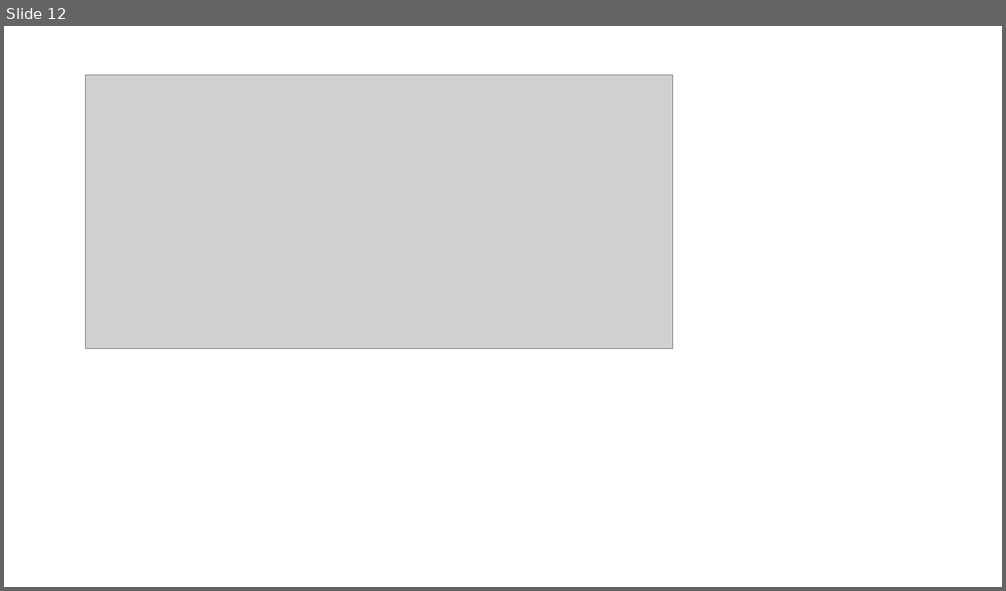
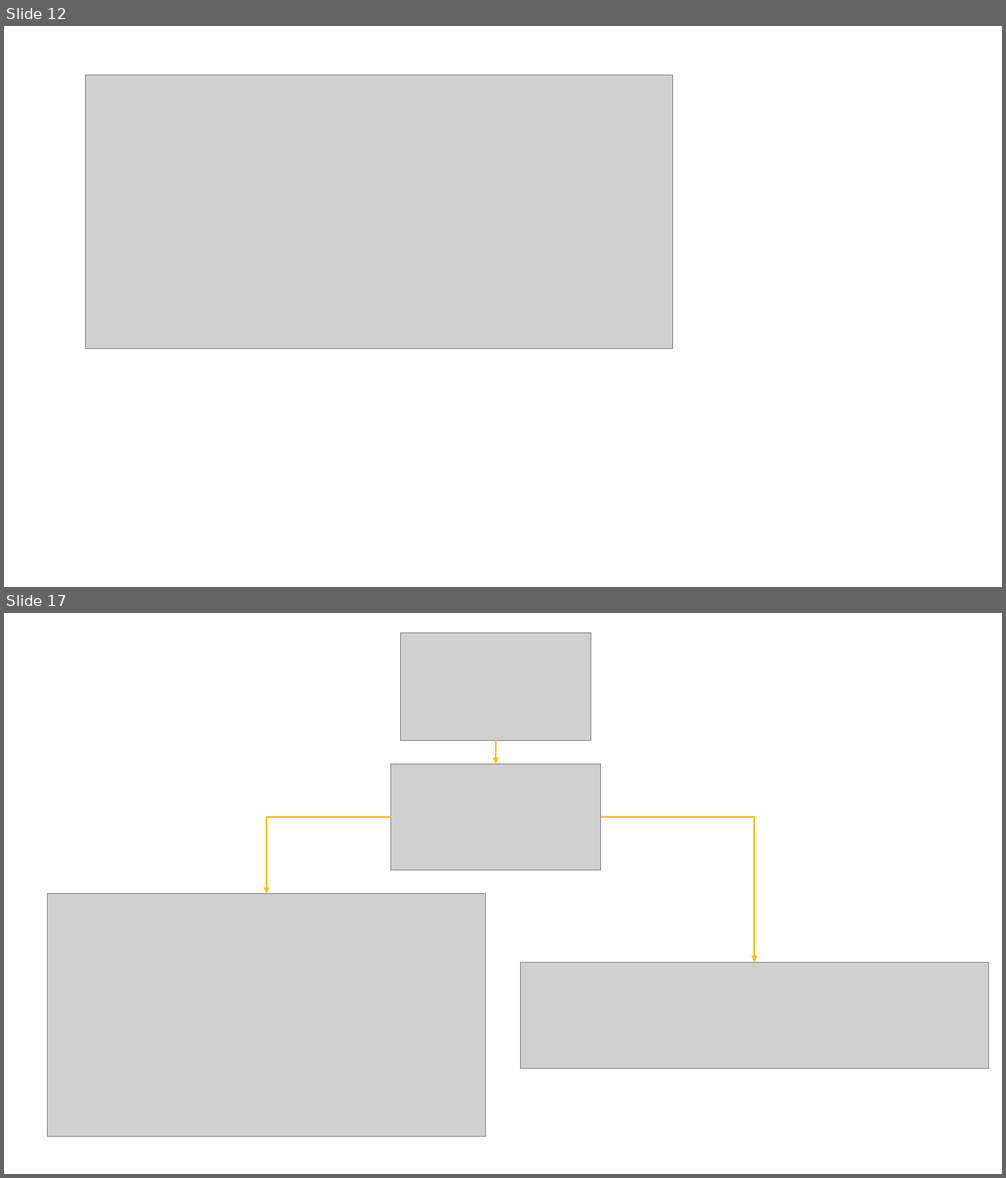
Before and after one commit to HiImPian/DEA_Rockfeather, a slide deck: DEA_solution.pptx. Shown one above the other, each under a label of ours: slide 12 before the commit, slides 12 and 17 after it; the slides between them are not shown. The pictures are 1006x591 and 1006x1178 pixels, drawn with LibreOffice and Linux fonts; fonts in the diff are those of the drawing; grey boxes stand for pictures. Boxes give left, top, right and bottom in pixels: in the first picture for what was removed or moved away, otherwise in the second. Text is boxed around its words. In the diff, an @@ line names an element or a change of style, - is before the commit and + after.

```diff
--- a/DEA_solution.pptx
+++ b/DEA_solution.pptx
@@ slide 17 added at box(4, 613, 1002, 1174), background #FFFFFF @@
@@ picture added at box(401, 632, 591, 740) @@
@@ arrow added from (496, 740) to (496, 764), #FFC000 1.5 pt @@
@@ picture added at box(391, 764, 601, 871) @@
@@ elbow arrow added from (391, 817) to (266, 894), #FFC000 1.5 pt @@
@@ elbow arrow added from (601, 817) to (755, 963), #FFC000 1.5 pt @@
@@ picture added at box(48, 894, 485, 1137) @@
@@ picture added at box(521, 963, 988, 1069) @@
```
Also in this commit, not shown: 8 other slides added, 2 slides removed, 10 other files.
